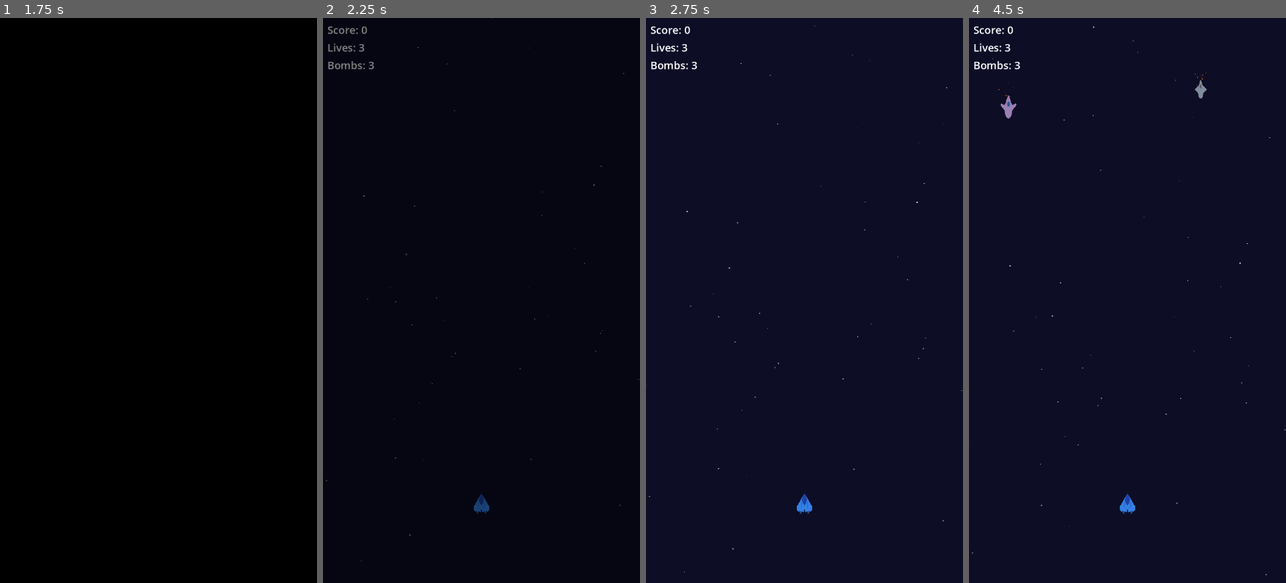
Above: before the commit, frames 1-4 (left to right).
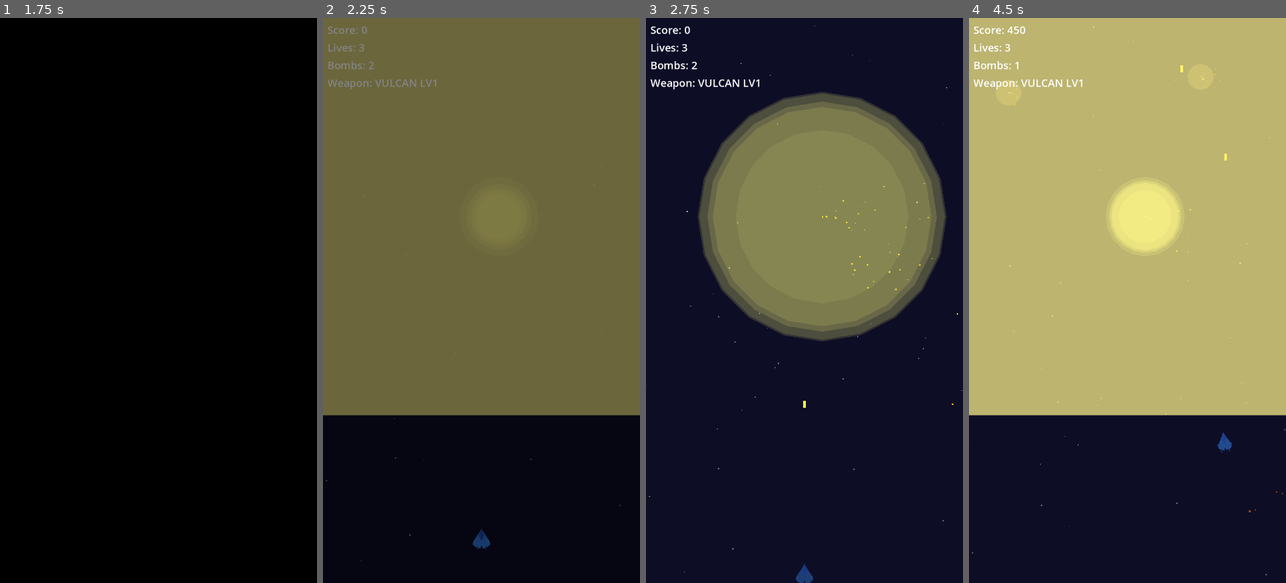
Above: after the commit, the same moments.

Repository: stphung/continuum
Game: Godot game, scene res://scenes/main/Main.tscn
Same seed, same stepped clock (60 frames per second), same inputs: the game is played once before the commit and once after it.
Inputs (mouse positions are in pixels of both pictures, inside the frame that each line leads up to):
- Up to frame 1 (1.75 s): tap Enter (ui_accept) at 0.5, 0.77 s; move the mouse to (228, 272) at 0.52 s; hold D (move_right) 0.53-1.25 s; hold Space (shoot) 0.53-1.25 s; click "START GAME" at 1.25 s
- Up to frame 2 (2.25 s): tap Enter (ui_accept) at 2 s; move the mouse to (418, 328) at 2.02 s; hold S (move_down) from 2.03 s (still down); tap X (bomb) at 2.1 s
- Up to frame 3 (2.75 s): keep holding S (move_down); tap Enter (ui_accept) at 2.27 s; tap Space (shoot) at 2.3 s
- Up to frame 4 (4.5 s): move the mouse to (1159, 176) at 2.77 s; release S (move_down) at 2.78 s; hold D (move_right) 2.78-3.53 s; hold Space (shoot) 2.78-3.53 s; move the mouse to (1111, 413) at 3.52 s; hold W (move_up) 3.53-4.28 s; tap Space (shoot) at 3.6 s; tap Enter (ui_accept) at 3.77 s; move the mouse to (1222, 385) at 4.27 s; hold A (move_left) from 4.28 s (still down); hold X (bomb) from 4.28 s (still down)

Frame 1 is identical in both runs. In frame 2, 70% of the frame differs, in the area x 0-100%, y 0-94%; in frame 3, 27%; in frame 4, 70%, in the area x 0-100%, y 0-88%.
Error before the commit: Parse Error: Class "WeaponPattern" hides a global script class. (res://scripts/player/Player.gd:6)

Commit message:
Fix weapon pattern class name conflict in CI
Remove embedded weapon pattern classes from Player.gd to prevent
class name conflicts with the separate WeaponPattern.gd file.
Use VulcanPatterns.create_pattern_for_level() instead of local
implementation.

This fixes the CI test failure: "Class 'WeaponPattern' hides a
global script class"

🤖 Generated with [Claude Code](https://claude.ai/code)

Co-Authored-By: Claude <noreply@anthropic.com>

Diff:
--- a/scripts/player/Player.gd
+++ b/scripts/player/Player.gd
@@ -1,110 +1,4 @@
 extends Area2D
-
-## Weapon Pattern System Classes (embedded to avoid import issues)
-
-## Base class for weapon firing patterns
-class WeaponPattern extends RefCounted:
-	class BulletConfig:
-		var position_offset: Vector2 = Vector2.ZERO
-		var direction: Vector2 = Vector2.UP
-		var muzzle_type: String = "center"  # "center", "left", "right"
-
-		func _init(pos_offset: Vector2 = Vector2.ZERO, dir: Vector2 = Vector2.UP, muzzle: String = "center"):
-			position_offset = pos_offset
-			direction = dir
-			muzzle_type = muzzle
-
-	func get_bullet_configs() -> Array:
-		assert(false, "WeaponPattern.get_bullet_configs() must be implemented by subclass")
-		return []
-
-	func fire(player: Node2D) -> void:
-		var configs = get_bullet_configs()
-		for config in configs:
-			var muzzle_position = get_muzzle_position(player, config.muzzle_type)
-			player.shoot.emit(muzzle_position, config.direction, "vulcan")
-
-	func get_muzzle_position(player: Node2D, muzzle_type: String) -> Vector2:
-		match muzzle_type:
-			"left":
-				return player.get_node("LeftMuzzle").global_position
-			"right":
-				return player.get_node("RightMuzzle").global_position
-			"center", _:
-				return player.get_node("MuzzlePosition").global_position
-
-## Specific weapon patterns
-class SingleShotPattern extends WeaponPattern:
-	func get_bullet_configs() -> Array:
-		return [BulletConfig.new(Vector2.ZERO, Vector2.UP, "center")]
-
-class DualShotPattern extends WeaponPattern:
-	func get_bullet_configs() -> Array:
-		return [
-			BulletConfig.new(Vector2.ZERO, Vector2.UP, "left"),
-			BulletConfig.new(Vector2.ZERO, Vector2.UP, "right")
-		]
-
-class SpreadShotPattern extends WeaponPattern:
-	func get_bullet_configs() -> Array:
-		return [
-			BulletConfig.new(Vector2.ZERO, Vector2.UP, "center"),
-			BulletConfig.new(Vector2.ZERO, Vector2(-0.1, -1).normalized(), "left"),
-			BulletConfig.new(Vector2.ZERO, Vector2(0.1, -1).normalized(), "right")
-		]
-
-class ArcPattern extends WeaponPattern:
-	var bullet_count: int
-	var arc_width: float
-
-	func _init(bullets: int, width: float):
-		bullet_count = bullets
-		arc_width = width
-
-	func get_bullet_configs() -> Array:
-		var configs: Array = []
-		if bullet_count == 1:
-			configs.append(BulletConfig.new(Vector2.ZERO, Vector2.UP, "center"))
-			return configs
-
-		for i in range(bullet_count):
-			var angle = -arc_width/2 + (i * arc_width / (bullet_count - 1))
-			var direction = Vector2(angle, -1).normalized()
-			var muzzle_type = get_muzzle_for_angle(angle)
-			configs.append(BulletConfig.new(Vector2.ZERO, direction, muzzle_type))
-		return configs
-
-	func get_muzzle_for_angle(angle: float) -> String:
-		if abs(angle) < 0.15:
-			return "center"
-		elif angle < 0:
-			return "left"
-		else:
-			return "right"
-
-## Factory function to create weapon patterns
-static func create_vulcan_pattern_for_level(level: int) -> WeaponPattern:
-	match level:
-		1:
-			return SingleShotPattern.new()
-		2:
-			return DualShotPattern.new()
-		3:
-			return SpreadShotPattern.new()
-		4, 5:
-			return ArcPattern.new(level, 0.6)
-		6, 7:
-			return ArcPattern.new(level, 0.8)
-		8, 9, 10:
-			return ArcPattern.new(level, 1.0)
-		11, 12, 13:
-			return ArcPattern.new(level, 0.7)
-		14, 15, 16:
-			return ArcPattern.new(level, 0.75)
-		17, 18, 19:
-			return ArcPattern.new(level, 0.8)
-		20, _:
-			return ArcPattern.new(20, 0.9)  # Maximum firepower
 
 signal player_hit
 signal shoot(position, direction, weapon_type)
@@ -223,7 +117,7 @@
 func initialize_weapon_patterns():
 	# Pre-populate patterns for all weapon levels to avoid runtime allocation
 	for level in range(1, 21):  # Levels 1-20
-		vulcan_patterns[level] = create_vulcan_pattern_for_level(level)
+		vulcan_patterns[level] = VulcanPatterns.create_pattern_for_level(level)
 
 ## New streamlined fire_vulcan method using pattern system
 func fire_vulcan():
